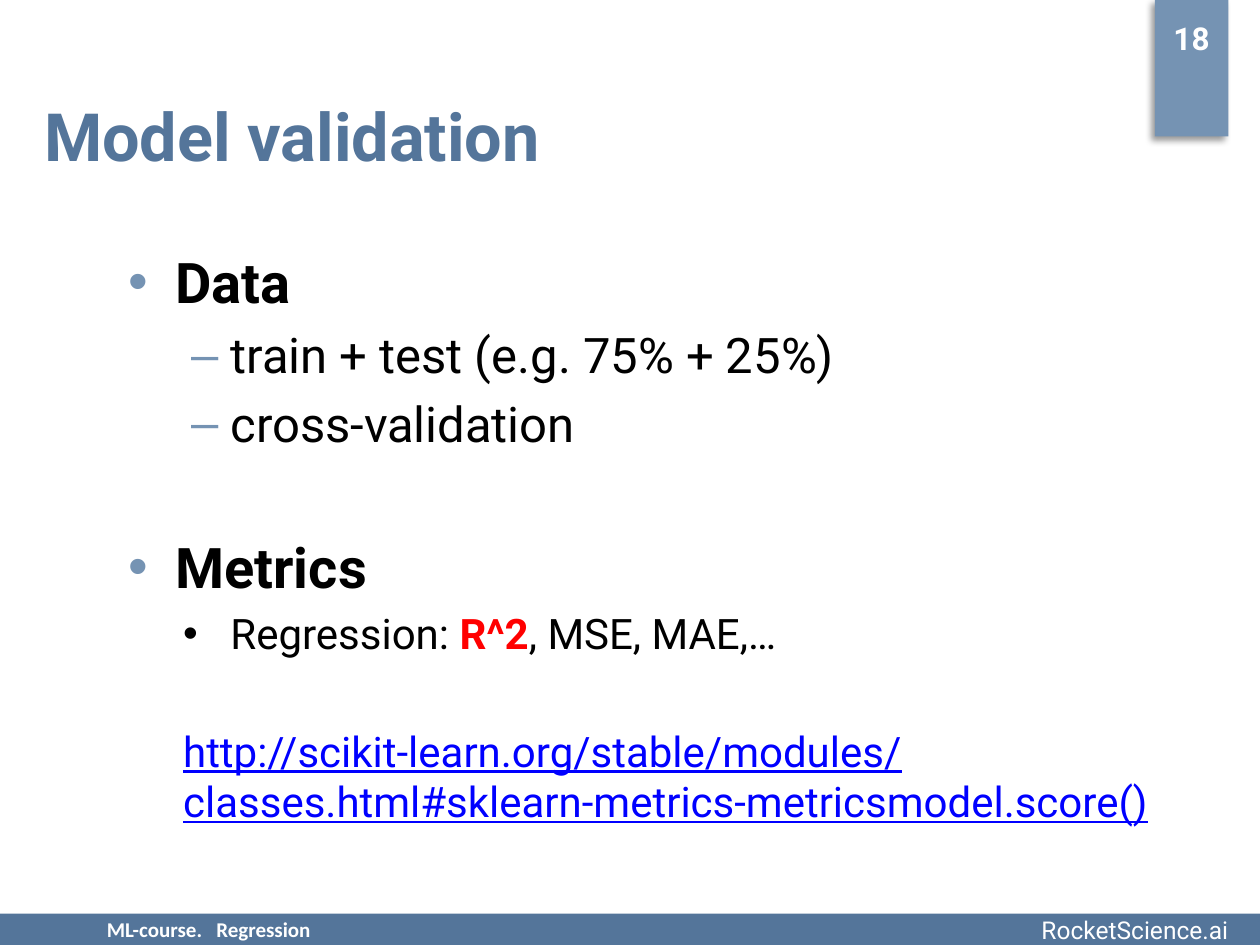
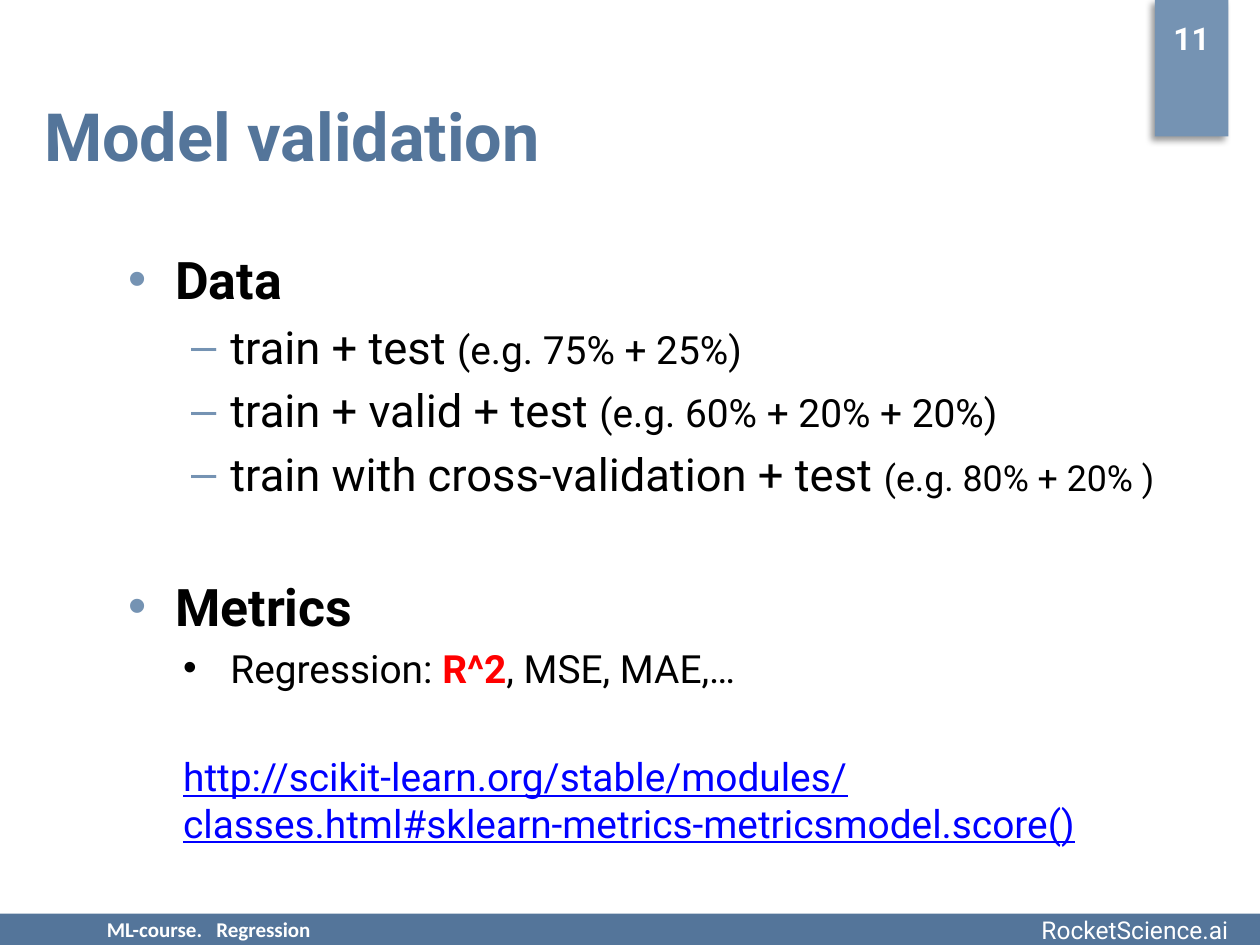
Before and after one commit to rjaffk/tensorby, a slide deck: slide 11 of lecture_regression/presentation/lecture_regression.pptx. Drawn at 1260x945 pixels with LibreOffice and Linux fonts; fonts in the diff are those of the drawing; background and template pictures are left out. Boxes give left, top, right and bottom in pixels: in the first picture for what was removed or moved away, otherwise in the second. Text is boxed around its words. In the diff, an @@ line names an element or a change of style, - is before the commit and + after.

```diff
--- a/lecture_regression/presentation/lecture_regression.pptx
+++ b/lecture_regression/presentation/lecture_regression.pptx
@@ text at bbox=[1173, 27, 1209, 50]: text changed @@
-18
+11
@@ text at bbox=[175, 262, 1074, 847]: size 32 to 29.6 pt in "Data", "Metrics"; size 28 to 25.9 pt in "train + test"; size 28 to 22.2 pt in "(e.g. 75% + 25%)"; size 24 to 22.2 pt in "Regression: R^2, MSE, MAE,…", "http://scikit-learn.org/stable/modules/classes.html#sklearn- ..."; less space between paragraphs @@
@@ text at bbox=[230, 393, 1133, 499]: text changed; size 28 to 25.9 pt @@
-  – cross-validation
+  – train + valid + test (e.g. 60% + 20% + 20%)
+  – train with cross-validation + test (e.g. 80% + 20% )
```
Also in this commit, not shown: 15 other slides changed, 1 other file.
